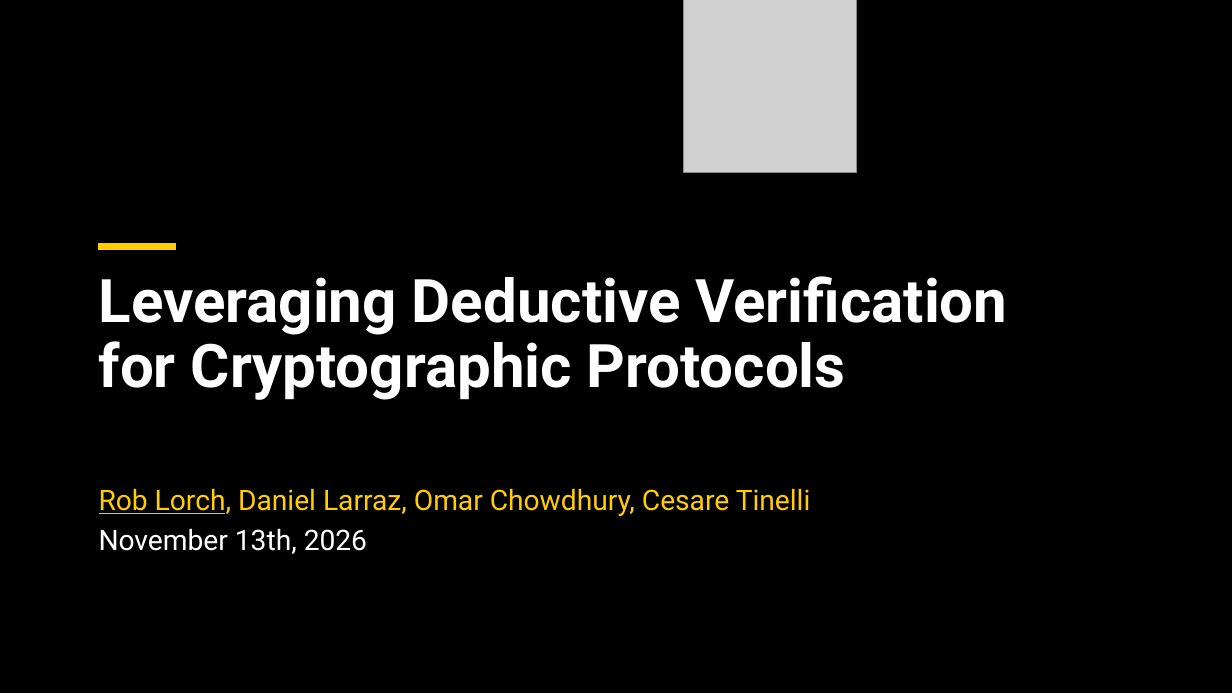
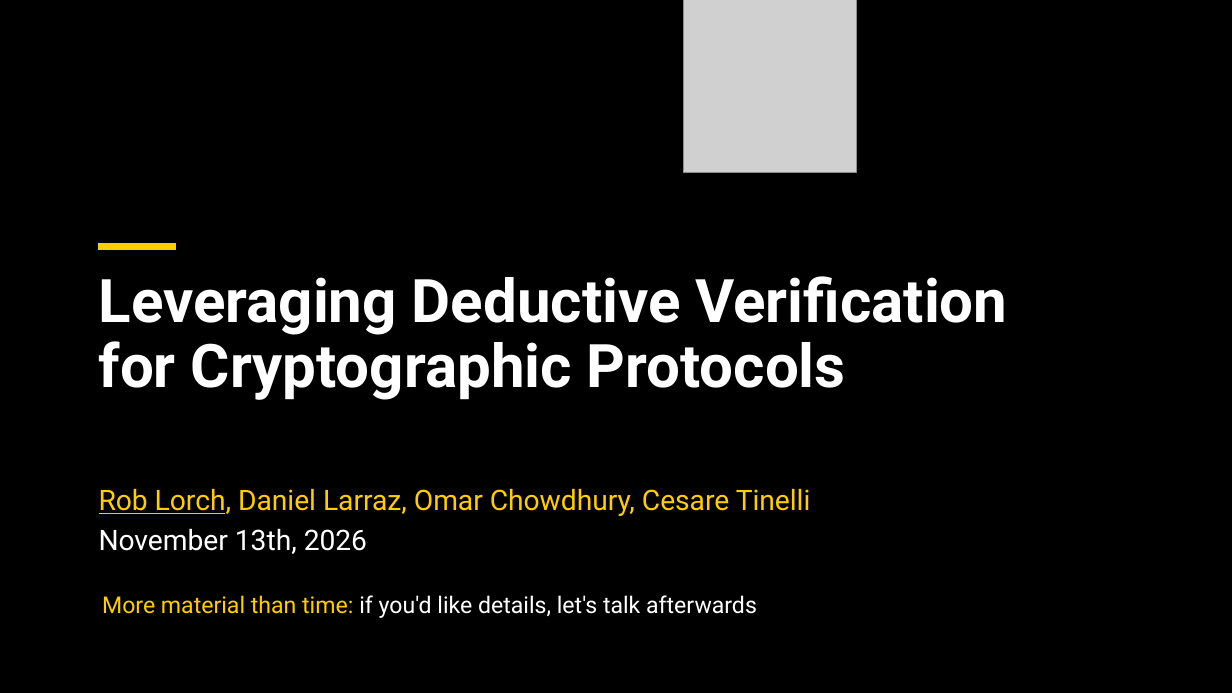
Before and after one commit to lorchrob/graduate_research_symposium, a slide deck: slide 1 of symposium_slides.pptx. Drawn at 1232x693 pixels with LibreOffice and Linux fonts; fonts in the diff are those of the drawing; grey boxes stand for pictures; background and template pictures are left out. Boxes give left, top, right and bottom in pixels: in the first picture for what was removed or moved away, otherwise in the second. Text is boxed around its words. In the diff, an @@ line names an element or a change of style, - is before the commit and + after.

```diff
--- a/symposium_slides.pptx
+++ b/symposium_slides.pptx
@@ text added at (x1=102, y1=595, x2=757, y2=618), 18 pt, text #FFFFFF @@
+More material than time: if you'd like details, let's talk afterwards 🙂
```
Also in this commit, not shown: 69 other slides changed, 1 slide added.
